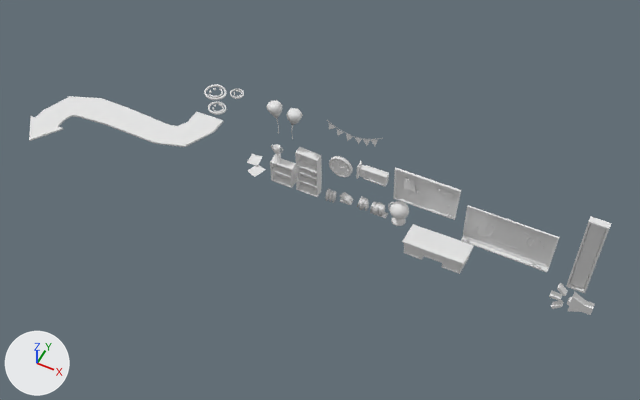
What one commit did to the FBX model Assets/Environment/PropFactory.fbx.
The view is the same before and after, from a 50 mm camera at (5.5, -27.7, 34.0) aimed at (-8.0, -0.6, 0.0). Arrows for +X, +Y and +Z are at lower left; the lights stay in place. Where no turn or scale is listed for an object, it has been applied to the vertices.

Names of what the first picture shows: 'NoticeBoard', 'Prop_Blackboard', 'Prop_ShelvesUnit', 'SoundOMeter', 'TeachersDesk', 'TutorialArrow'.
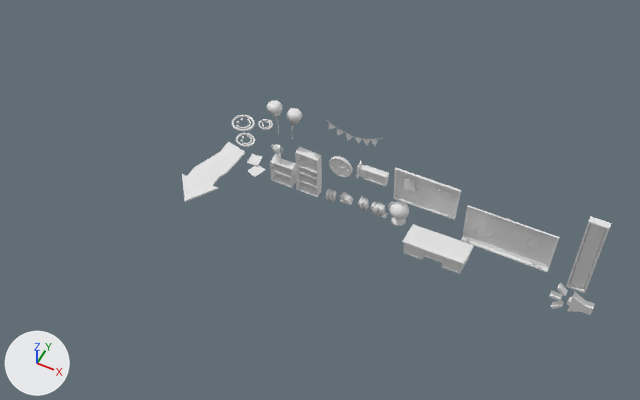
Commit message: adjust arrow

Boxes [x1, y1, x2, y2] around the edits, measured in the pictures (640 x 400 px; the box of a moved part takes in the faces that stretch with it):
'TutorialArrow', reshaped, moved (57% narrower, 40% taller)
    before: [29, 85, 244, 147]
    after: [182, 115, 273, 202]
part 1 of me_sphere_001, moved or reshaped
    before: [208, 101, 226, 115]
    after: [236, 133, 255, 147]
part 2 of me_sphere_001, moved or reshaped
    before: [214, 104, 224, 112]
    after: [242, 135, 252, 145]
part 3 of me_sphere_001, moved or reshaped
    before: [204, 85, 226, 100]
    after: [232, 115, 255, 131]
part 4 of me_sphere_001, moved or reshaped
    before: [208, 88, 223, 98]
    after: [236, 119, 251, 129]
part 5 of me_sphere_001, moved or reshaped
    before: [230, 89, 244, 99]
    after: [258, 119, 273, 130]
part 6 of me_sphere_001, added
    after: [182, 142, 246, 202]
part 7 of me_sphere_001, deleted
    before: [29, 96, 223, 147]

The edits, one by one:
me_sphere_001 is used by ob_tutorialarrow; location (-20.98, 0.0, 0.0).
me_sphere_001 had 1062 vertices, 874 faces and spanned x -4.37..5.47, y -3.72..5.06, z -0.05..0.05.
me_sphere_001 now has 1026 vertices, 838 faces and spans x -1.41..1.1, y -3.72..3.54, z -0.05..0.05.
me_sphere_001 part 1: the loose piece of 128 vertices spanning x 4.08..5.16, y 2.63..3.59, z -0.04..0.04 is moved by (-4.31, -1.52, 0.0).
me_sphere_001 part 2: the loose piece of 76 vertices spanning x 4.53..4.99, y 2.78..3.44, z -0.04..0.04 is moved by (-4.31, -1.52, 0.0).
me_sphere_001 part 3: the loose piece of 128 vertices spanning x 3.19..4.49, y 3.6..4.83, z -0.04..0.04 is moved by (-4.31, -1.52, 0.0).
me_sphere_001 part 4: the loose piece of 76 vertices spanning x 3.58..4.28, y 3.8..4.62, z -0.04..0.04 is moved by (-4.31, -1.52, 0.0).
me_sphere_001 part 5: the loose piece of 128 vertices spanning x 4.6..5.41, y 4.29..5.06, z -0.04..0.04 is moved by (-4.31, -1.52, 0.0).
me_sphere_001 part 6: a new loose piece of 30 vertices spanning x -1.41..0.84, y -3.72..1.02, z -0.05..0.05.
Part 7, on me_sphere_001:
66 vertices are removed from x -4.37..5.47, y -3.72..2.35, z -0.05..0.05.
64 faces are deleted.
Object 'TutorialArrow' (ob_tutorialarrow) moves from (-20.98, 0.0, 0.0) to (-13.96, 0.0, 0.0).
